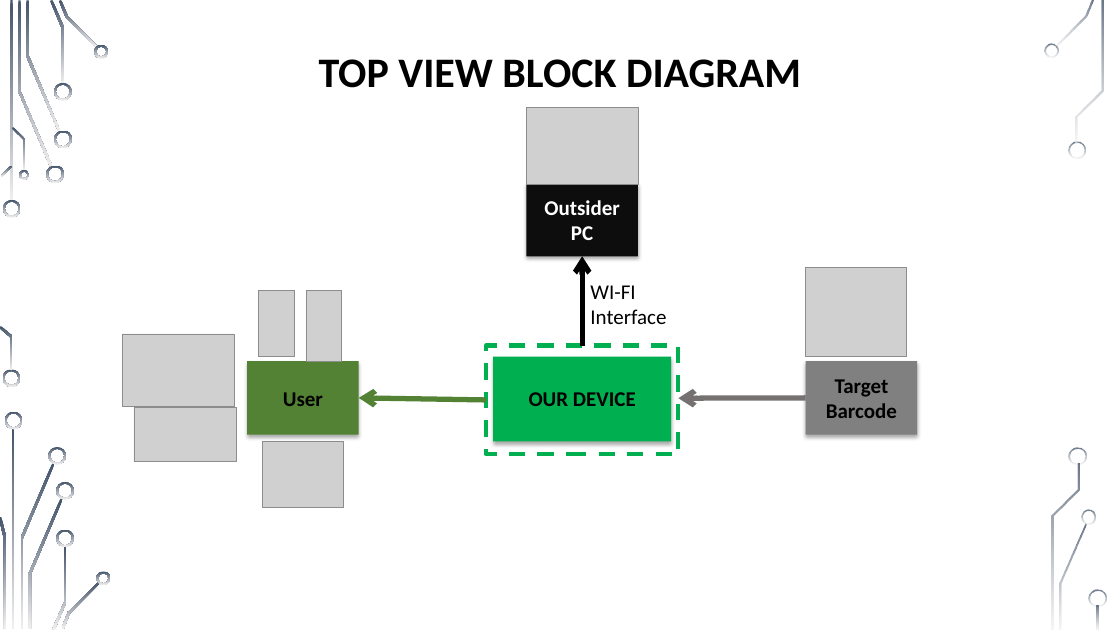
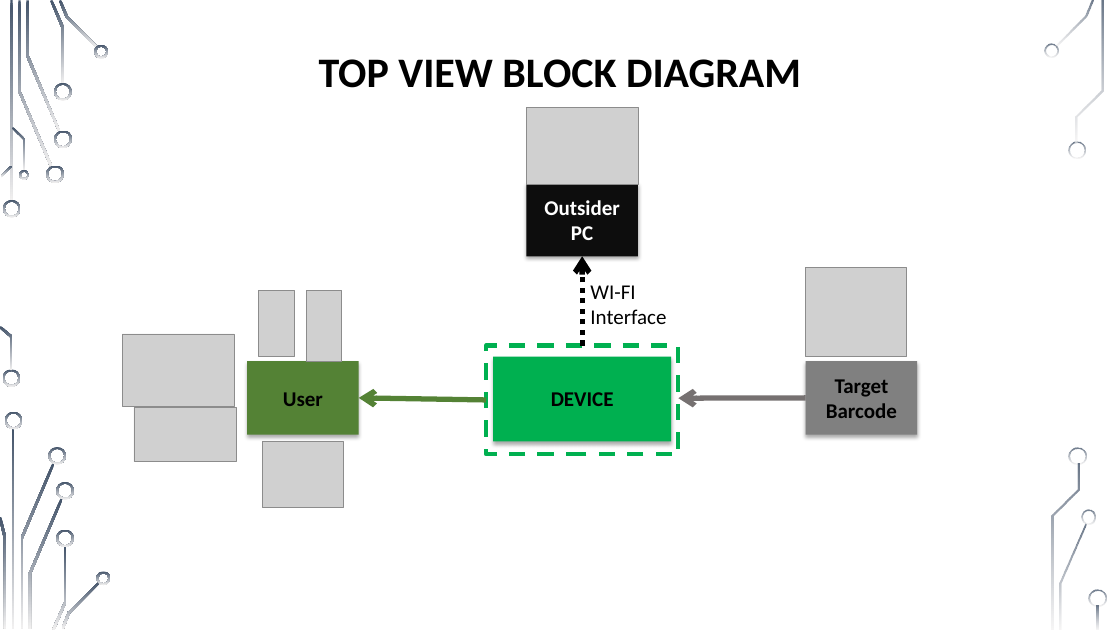
Before and after one commit to muhammad0bi/Technion_044167_E.E._project_A_IOT-Barcode_cheker, a slide deck: slide 5 of Presntations/Midterm presentation IOT Barcode checker 7681.pptx. Drawn at 1120x630 pixels with LibreOffice and Linux fonts; fonts in the diff are those of the drawing; grey boxes stand for pictures; background and template pictures are left out. Boxes give left, top, right and bottom in pixels: in the first picture for what was removed or moved away, otherwise in the second. Text is boxed around its words. In the diff, an @@ line names an element or a change of style, - is before the commit and + after.

Commit message:
update work mod diagram

```diff
--- a/Presntations/Midterm presentation IOT Barcode checker 7681.pptx
+++ b/Presntations/Midterm presentation IOT Barcode checker 7681.pptx
@@ arrow (582, 345) - (582, 256): stroke #000000 4.5 pt to #000000 4.5 pt dashed @@
@@ text in rectangle at [551,392,614,406]: text changed @@
-OUR DEVICE
+DEVICE
```
Also in this commit, not shown: 6 other slides changed, 2 slides added.
